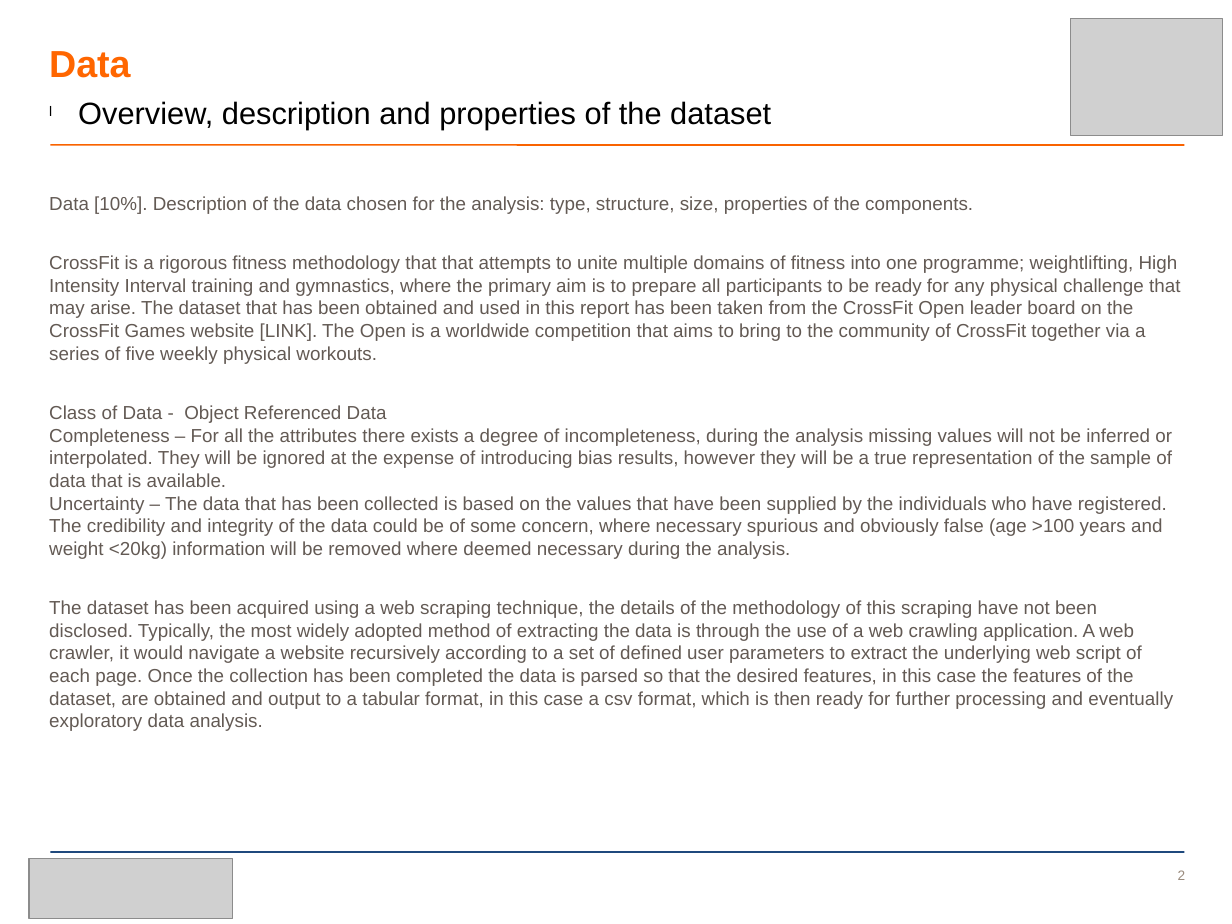
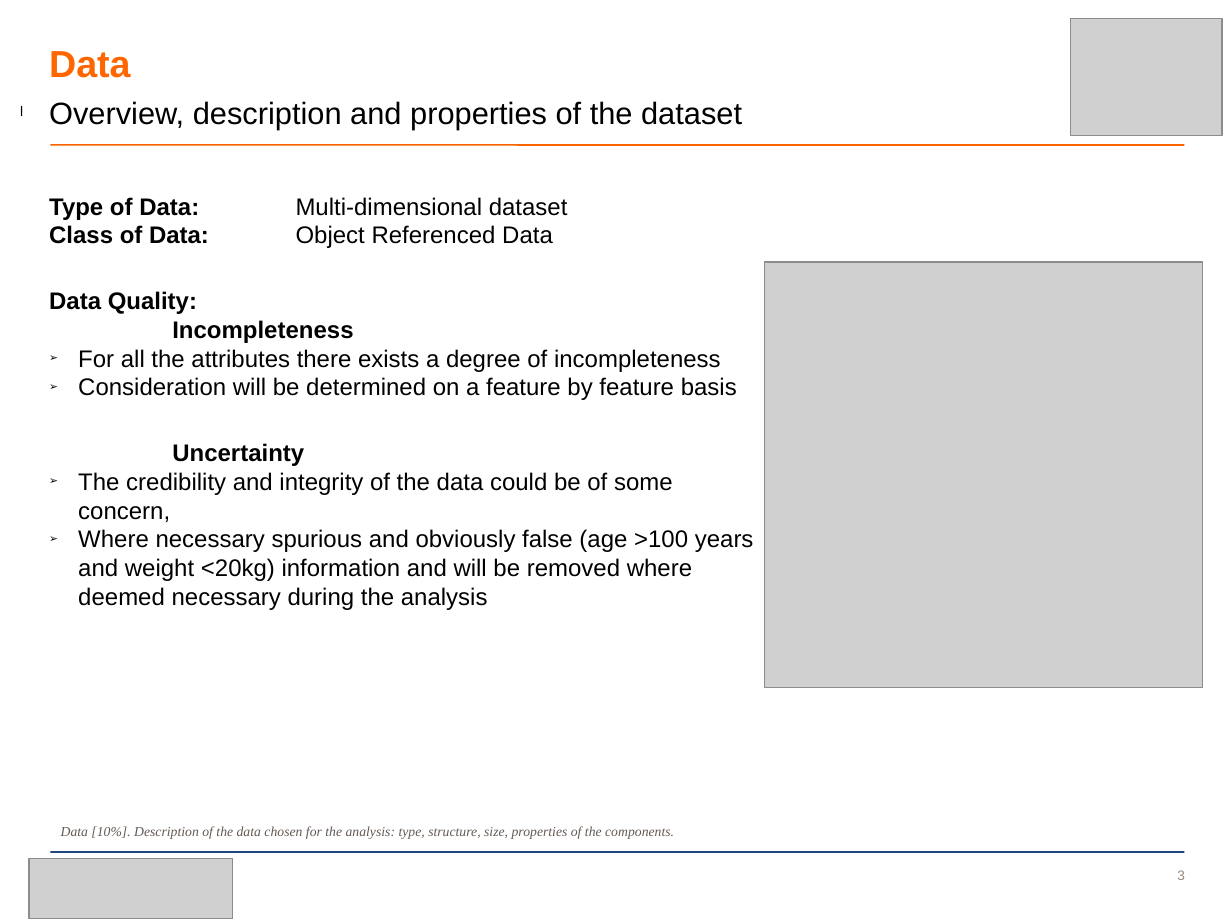
Before and after one commit to AkiraKane/CityUniversity2014, a slide deck: slide 3 of Visual_Analytics/Visual_Analytics_Powerpoint.pptx (slide 2 before the commit). Drawn at 1232x924 pixels with LibreOffice and Linux fonts; fonts in the diff are those of the drawing; grey boxes stand for pictures; background and template pictures are left out. Boxes give left, top, right and bottom in pixels: in the first picture for what was removed or moved away, otherwise in the second. Text is boxed around its words. In the diff, an @@ line names an element or a change of style, - is before the commit and + after.

```diff
--- a/Visual_Analytics/Visual_Analytics_Powerpoint.pptx
+++ b/Visual_Analytics/Visual_Analytics_Powerpoint.pptx
@@ text "Overview, description and properties of ..." moved from (x1=78, y1=101, x2=771, y2=129) to (x1=49, y1=101, x2=742, y2=129) @@
@@ text removed at (x1=49, y1=196, x2=1180, y2=731) @@
-Data [10%]. Description of the data chosen for the analysis: type, structure, size, properties of the components.
-CrossFit is a rigorous fitness methodology that that attempts to unite multiple domains of fitness into one programme; weightlifting, High Intensity Interval training and gymnastics, where the primary aim is to prepare all participants to be ready for any physical challenge that may arise. The dataset that has been obtained and used in this report has been taken from the CrossFit Open leader board on the CrossFit Games website [LINK]. The Open is a worldwide competition that aims to bring to the community of CrossFit together via a series of five weekly physical workouts.
-Class of Data - Object Referenced Data
-Completeness – For all the attributes there exists a degree of incompleteness, during the analysis missing values will not be inferred or interpolated. They will be ignored at the expense of introducing bias results, however they will be a true representation of the sample of data that is available.
-Uncertainty – The data that has been collected is based on the values that have been supplied by the individuals who have registered. The credibility and integrity of the data could be of some concern, where necessary spurious and obviously false (age >100 years and weight <20kg) information will be removed where deemed necessary during the analysis.
-The dataset has been acquired using a web scraping technique, the details of the methodology of this scraping have not been disclosed. Typically, the most widely adopted method of extracting the data is through the use of a web crawling application. A web crawler, it would navigate a website recursively according to a set of defined user parameters to extract the underlying web script of each page. Once the collection has been completed the data is parsed so that the desired features, in this case the features of the dataset, are obtained and output to a tabular format, in this case a csv format, which is then ready for further processing and eventually exploratory data analysis.
@@ text added at (x1=49, y1=197, x2=754, y2=610), 14 pt, text #000000 @@
+Type of Data: Multi-dimensional dataset
+Class of Data: Object Referenced Data
+Data Quality:
+Incompleteness
+➢ For all the attributes there exists a degree of incompleteness
+➢ Consideration will be determined on a feature by feature basis
+Uncertainty
+➢ The credibility and integrity of the data could be of some concern,
+➢ Where necessary spurious and obviously false (age >100 years and weight <20kg) information and will be removed where deemed necessary during the analysis
@@ picture added at (x1=765, y1=262, x2=1204, y2=687) @@
@@ text added at (x1=61, y1=826, x2=674, y2=839), 8 pt, text #635A54, italic @@
+Data [10%]. Description of the data chosen for the analysis: type, structure, size, properties of the components.
```
Also in this commit, not shown: 4 other slides changed, 4 slides added, 1 slide removed, 2 other files.
